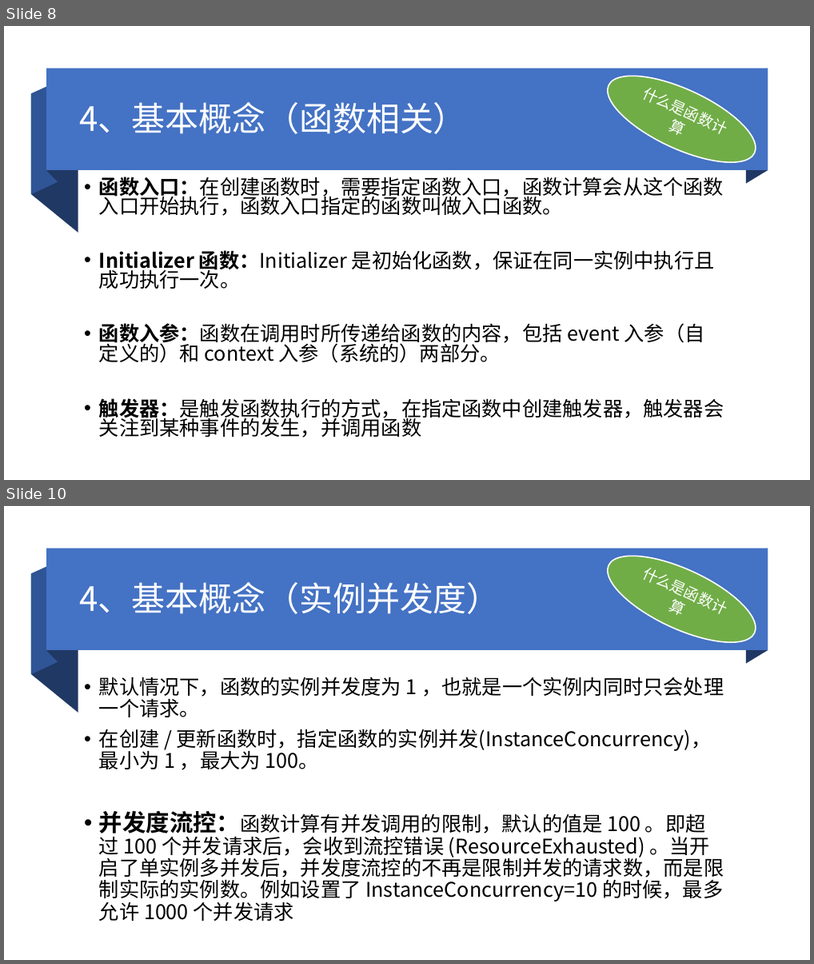
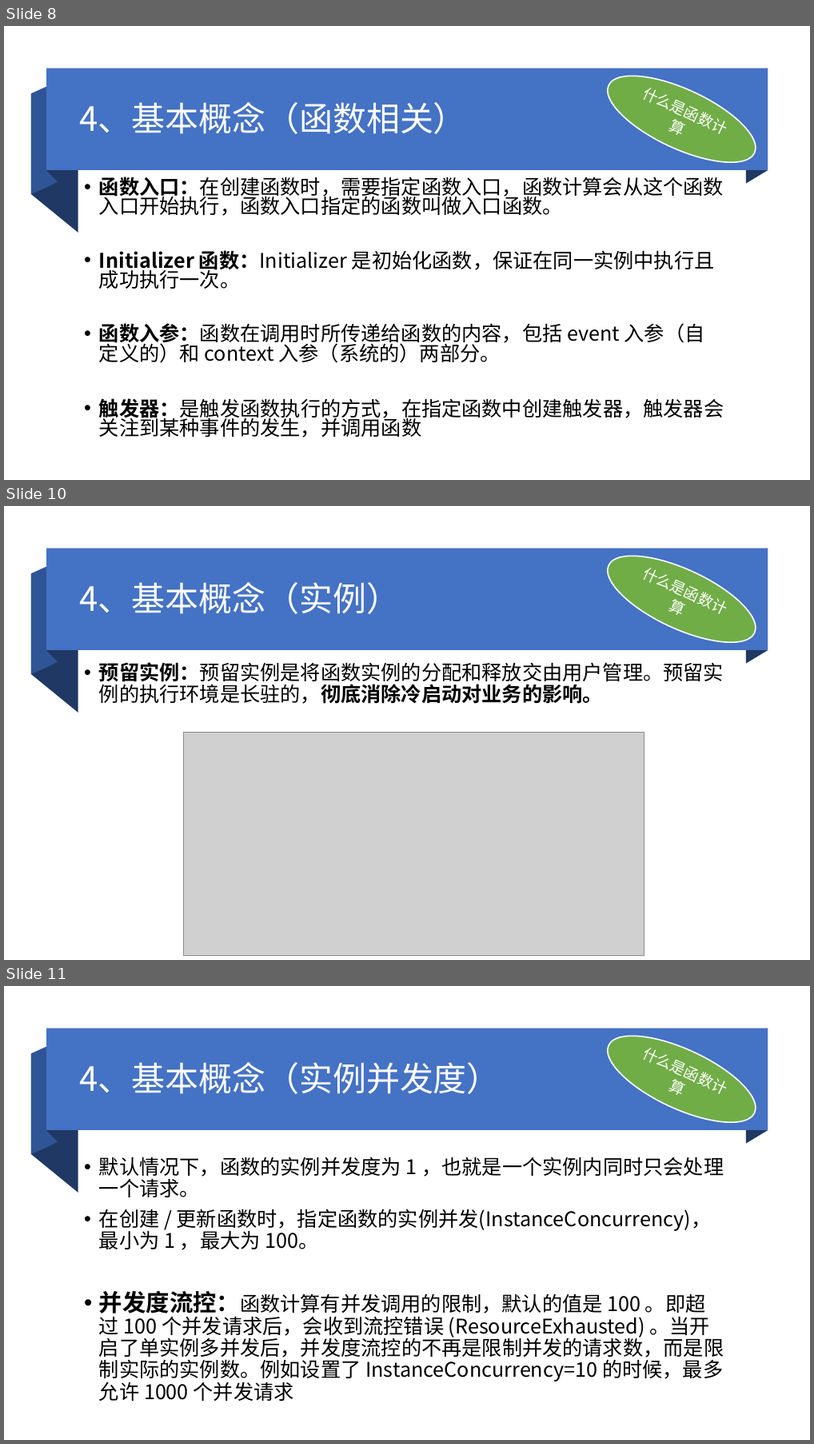
Before and after one commit to wangqisong/fc, a slide deck: doc/阿里云函数计算.pptx. Shown one above the other, each under a label of ours: slides 8 and 10 before the commit, slides 8, 10 and 11 after it; the slides between them are not shown. The pictures are 814x964 and 814x1444 pixels, drawn with LibreOffice and Linux fonts; fonts in the diff are those of the drawing; grey boxes stand for pictures. Boxes give left, top, right and bottom in pixels: in the first picture for what was removed or moved away, otherwise in the second. Text is boxed around its words. In the diff, an @@ line names an element or a change of style, - is before the commit and + after.

```diff
--- a/doc/阿里云函数计算.pptx
+++ b/doc/阿里云函数计算.pptx
@@ slide 10 added at box(4, 506, 810, 960), background #FFFFFF @@
@@ group added at box(31, 548, 768, 712): 4 freeform shapes, 1 rectangle @@
@@ ellipse added at box(597, 539, 768, 660), fill #70AD47, outline #FFFFFF 1.5 pt, 18 pt, text #FFFFFF @@
+什么是函数计算
@@ title added at box(79, 582, 400, 614), 40 pt, text #FFFFFF @@
+4、基本概念（实例）
@@ text added at box(99, 662, 724, 704), 24 pt, text #000000 @@
+• 预留实例：预留实例是将函数实例的分配和释放交由用户管理。预留实例的执行环境是长驻的，彻底消除冷启动对业务的影响。
@@ picture added at box(184, 732, 644, 956) @@
@@ what was slide 10 is now slide 11 @@
```
Also in this commit, not shown: 9 slides changed, 1 other slide added.
